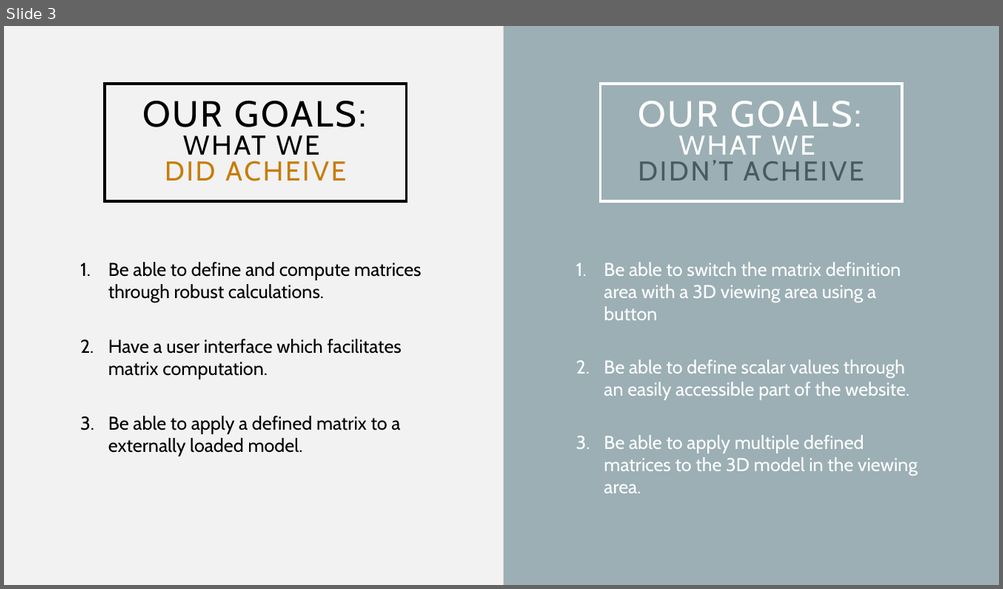
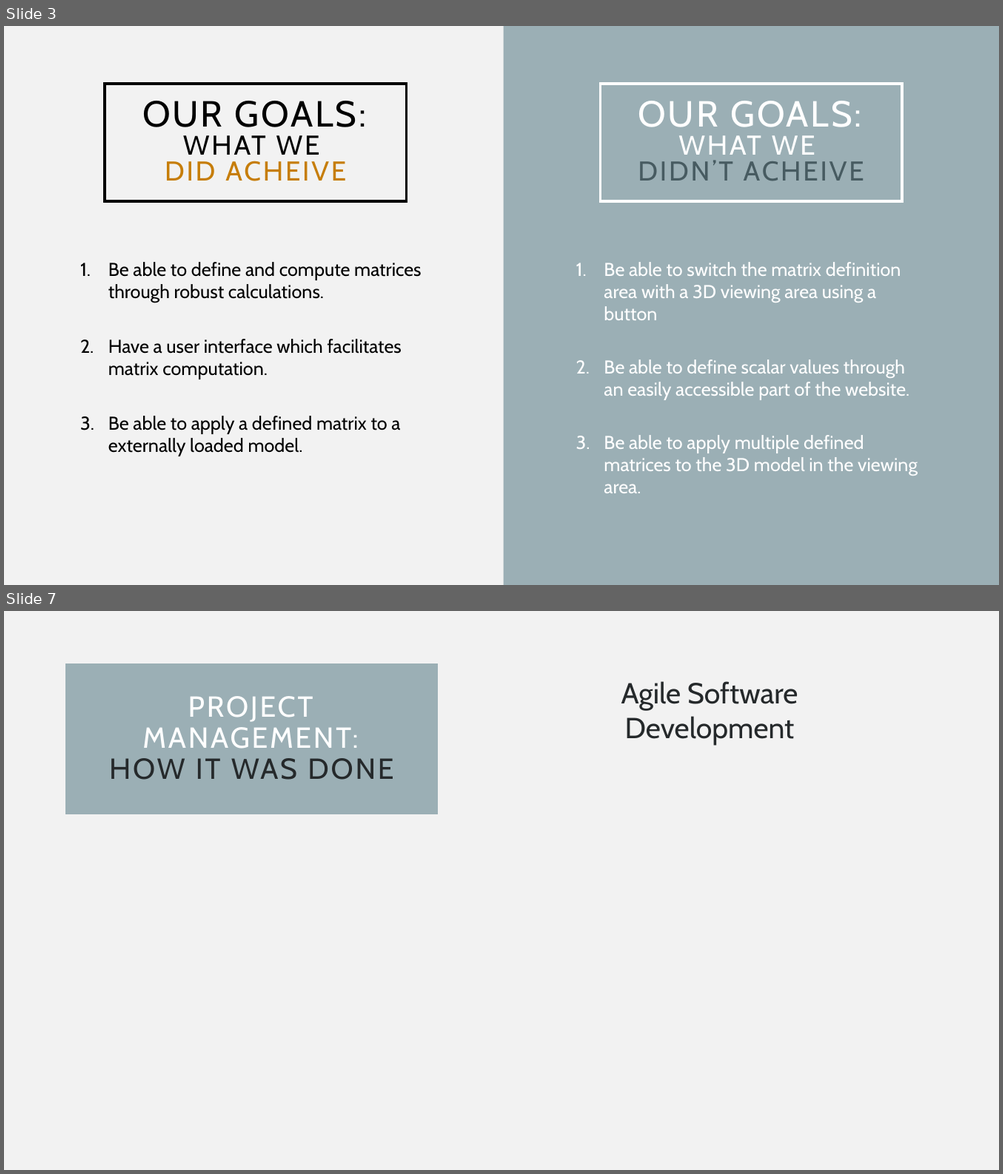
Before and after one commit to alrivero/MAT3D, a slide deck: Documents/Documentation/Final Presentation.pptx. Shown one above the other, each under a label of ours: slide 3 before the commit, slides 3 and 7 after it; the slides between them are not shown. The pictures are 1003x589 and 1003x1174 pixels, drawn with LibreOffice and Linux fonts; fonts in the diff are those of the drawing. Boxes give left, top, right and bottom in pixels: in the first picture for what was removed or moved away, otherwise in the second. Text is boxed around its words. In the diff, an @@ line names an element or a change of style, - is before the commit and + after.

```diff
--- a/Documents/Documentation/Final Presentation.pptx
+++ b/Documents/Documentation/Final Presentation.pptx
@@ slide 7 added at (x1=4, y1=611, x2=999, y2=1170), background #F2F2F2 @@
@@ title added at (x1=73, y1=672, x2=430, y2=807), fill #9BAFB5, outline #9BAFB5 15 pt, 28 pt, text #FFFFFF @@
+PROJECT MANAGEMENT:
+HOW IT WAS DONE
@@ text added at (x1=621, y1=681, x2=798, y2=746), 28 pt, text #25292B @@
+Agile Software Development
```
Also in this commit, not shown: 1 slide changed, 2 other slides added, 1 slide removed, 6 other files.
